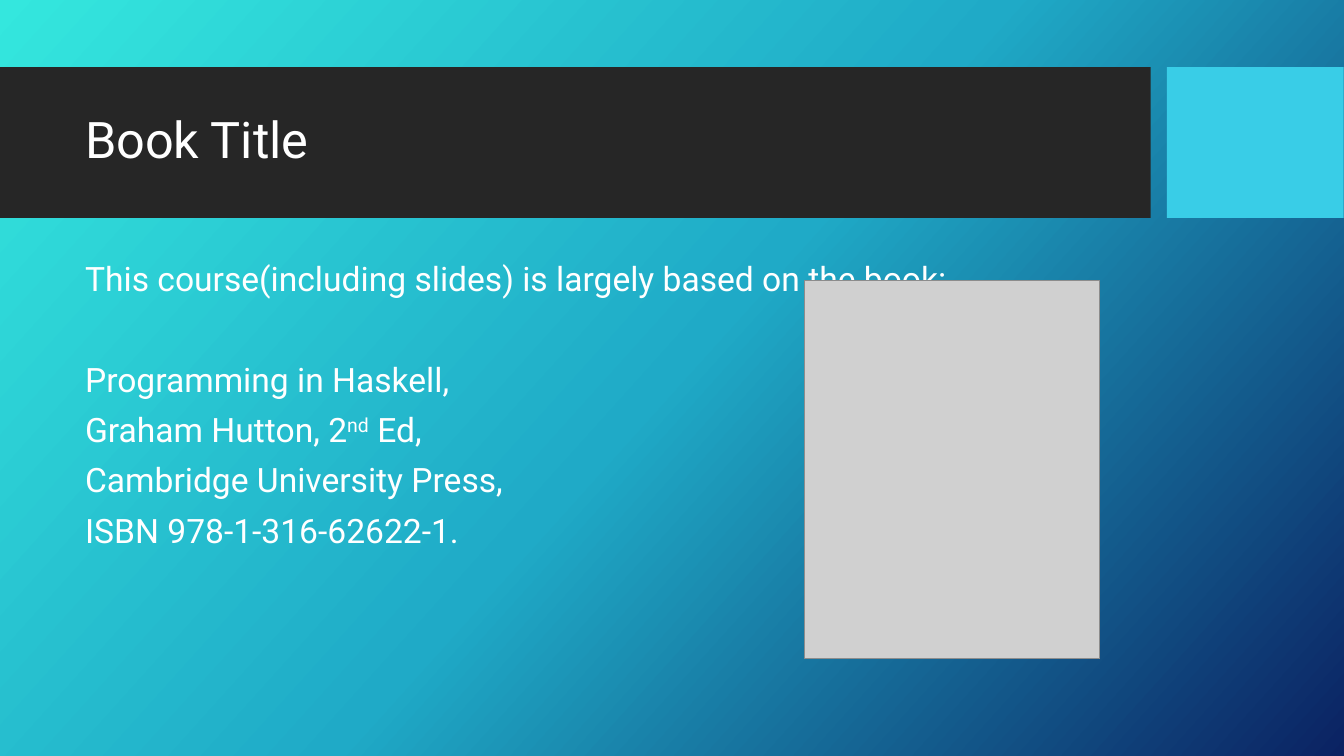
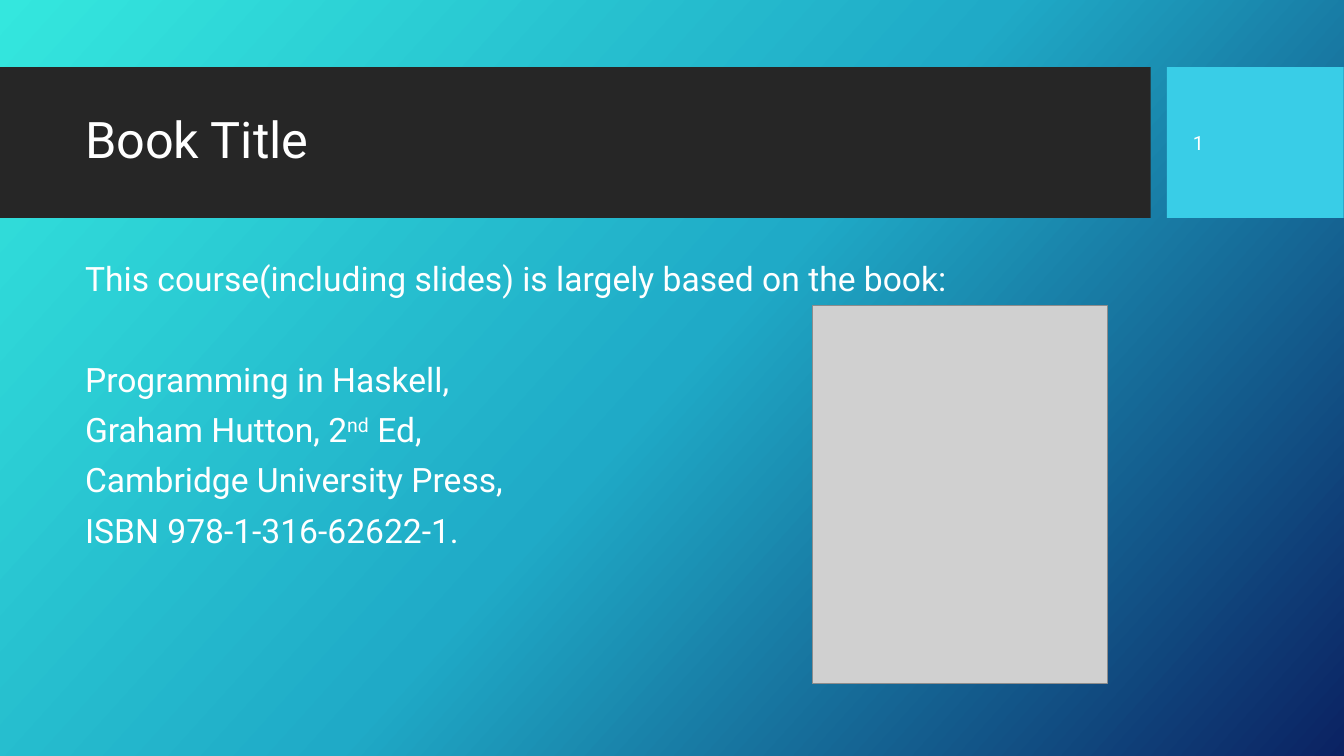
Before and after one commit to Fun-Prog-26/fun-prog-26, a slide deck: slide 2 of topic02-first-steps/unit-02a-lectures/talk-1/a-introduction-to-haskell.pptx. Drawn at 1344x756 pixels with LibreOffice and Linux fonts; fonts in the diff are those of the drawing; grey boxes stand for pictures; background and template pictures are left out. Boxes give left, top, right and bottom in pixels: in the first picture for what was removed or moved away, otherwise in the second. Text is boxed around its words. In the diff, an @@ line names an element or a change of style, - is before the commit and + after.

```diff
--- a/topic02-first-steps/unit-02a-lectures/talk-1/a-introduction-to-haskell.pptx
+++ b/topic02-first-steps/unit-02a-lectures/talk-1/a-introduction-to-haskell.pptx
@@ page number added at (x1=1193, y1=136, x2=1204, y2=150), 14 pt, text #FFFFFF @@
+1
@@ picture moved from (x1=805, y1=281, x2=1100, y2=659) to (x1=813, y1=306, x2=1108, y2=684) @@
```
Also in this commit, not shown: 4 other slides changed, 5 slides added, 1 slide removed, 4 other files.
